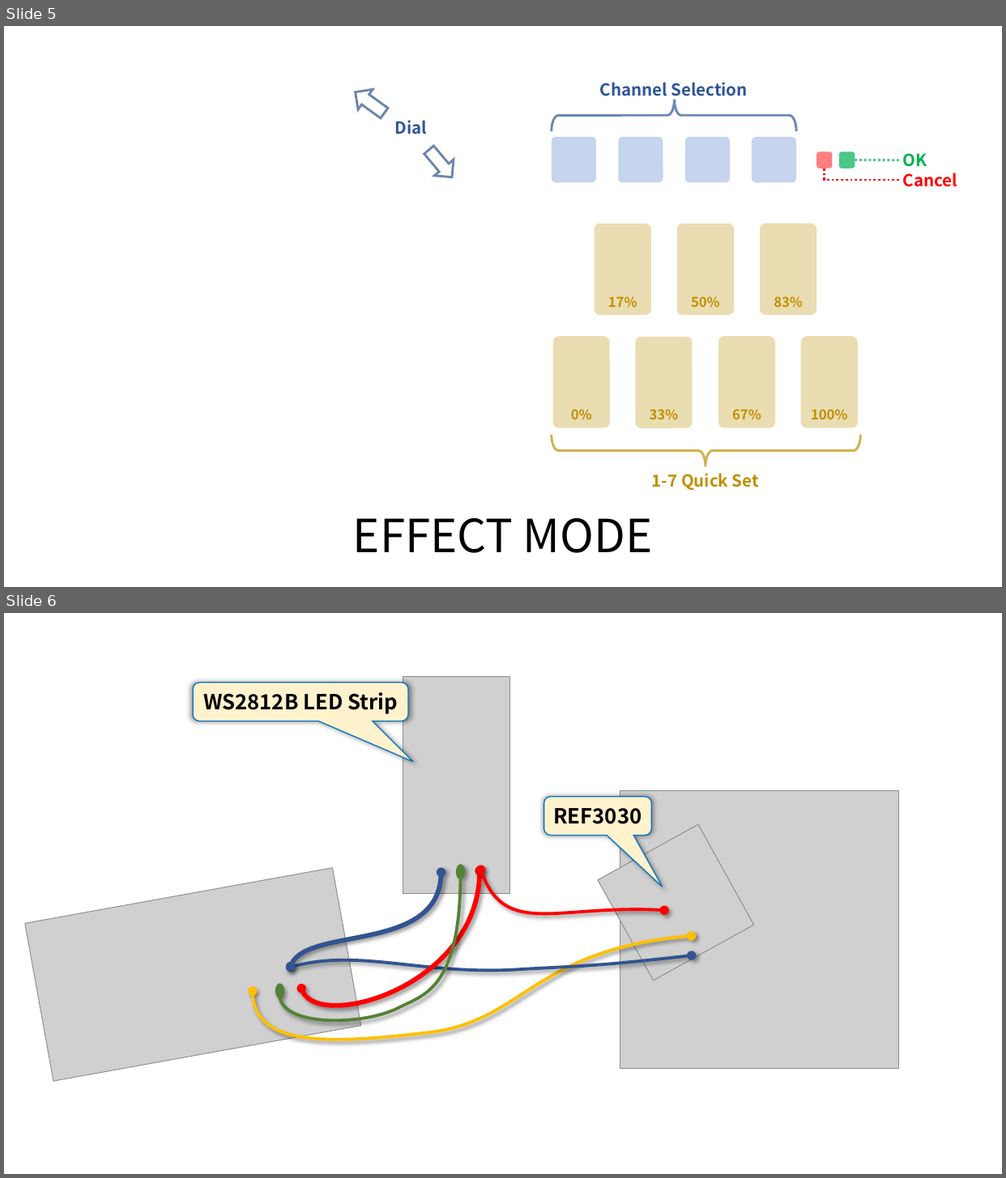
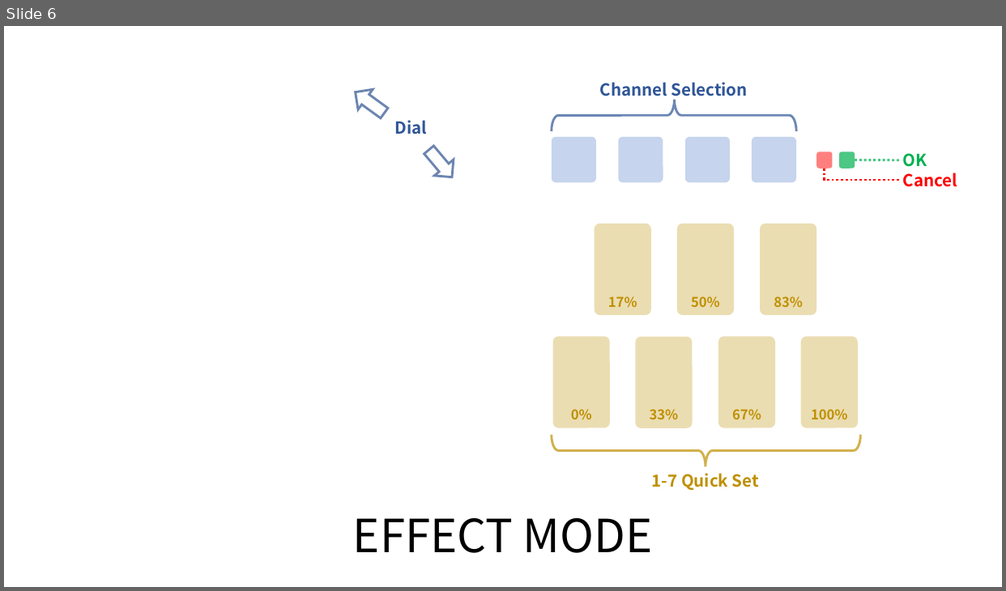
Before and after one commit to whowechina/iidx_pico, a slide deck: doc/Firmware_manual.pptx. Shown one above the other, each under a label of ours: slides 5 and 6 before the commit, slide 6 after it. The pictures are 1006x1178 and 1006x591 pixels, drawn with LibreOffice and Linux fonts; fonts in the diff are those of the drawing; grey boxes stand for pictures; background and template pictures are left out. Boxes give left, top, right and bottom in pixels: in the first picture for what was removed or moved away, otherwise in the second. Text is boxed around its words. In the diff, an @@ line names an element or a change of style, - is before the commit and + after.

```diff
--- a/doc/Firmware_manual.pptx
+++ b/doc/Firmware_manual.pptx
@@ slide 6 removed at [4,613,1002,1174], background #FFFFFF @@
@@ rounded speech box removed at [193,683,408,722] @@
-WS2812B LED Strip
@@ picture removed at [403,677,511,894] @@
@@ rounded speech box removed at [543,796,651,835] @@
-REF3030
@@ picture removed at [620,790,898,1069] @@
@@ picture removed at [598,824,754,980] @@
@@ picture removed at [25,868,361,1081] @@
@@ freeform shape removed at [279,872,461,1020] @@
@@ freeform shape removed at [291,873,441,967] @@
@@ freeform shape removed at [301,871,479,1005] @@
@@ freeform shape removed at [481,870,664,914] @@
@@ freeform shape removed at [253,936,691,1040] @@
@@ freeform shape removed at [291,956,692,971] @@
@@ what was slide 5 is now slide 6 @@
```
Also in this commit, not shown: 2 slides changed, 1 slide added, 14 other files.
